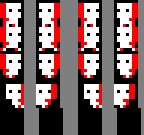
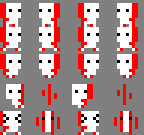
Before/after of a 144×135 layered artwork. What changed in the layer stack:
painted on "Capa 2 #4" over box(0, 0, 141, 135)
